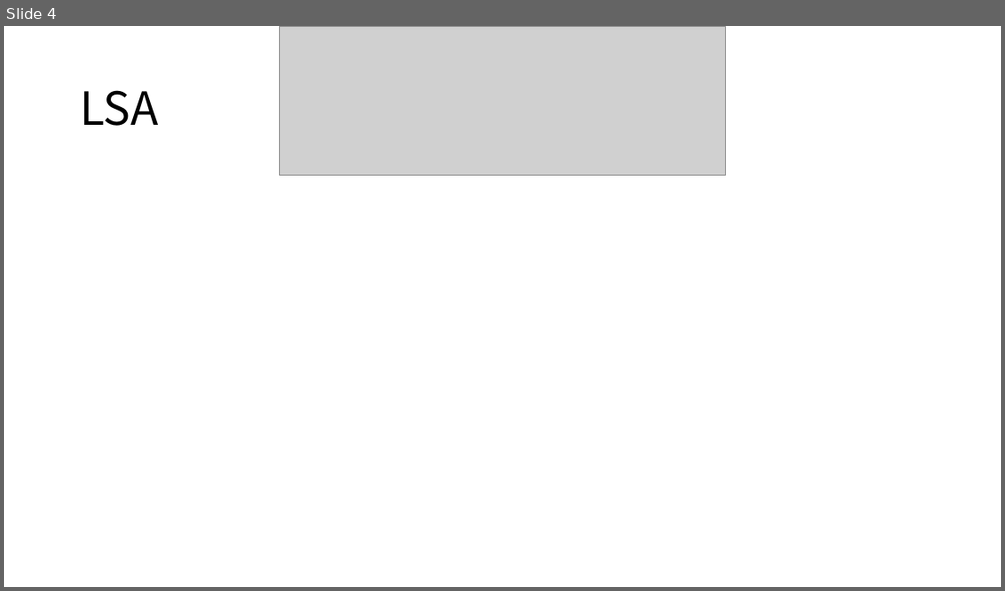
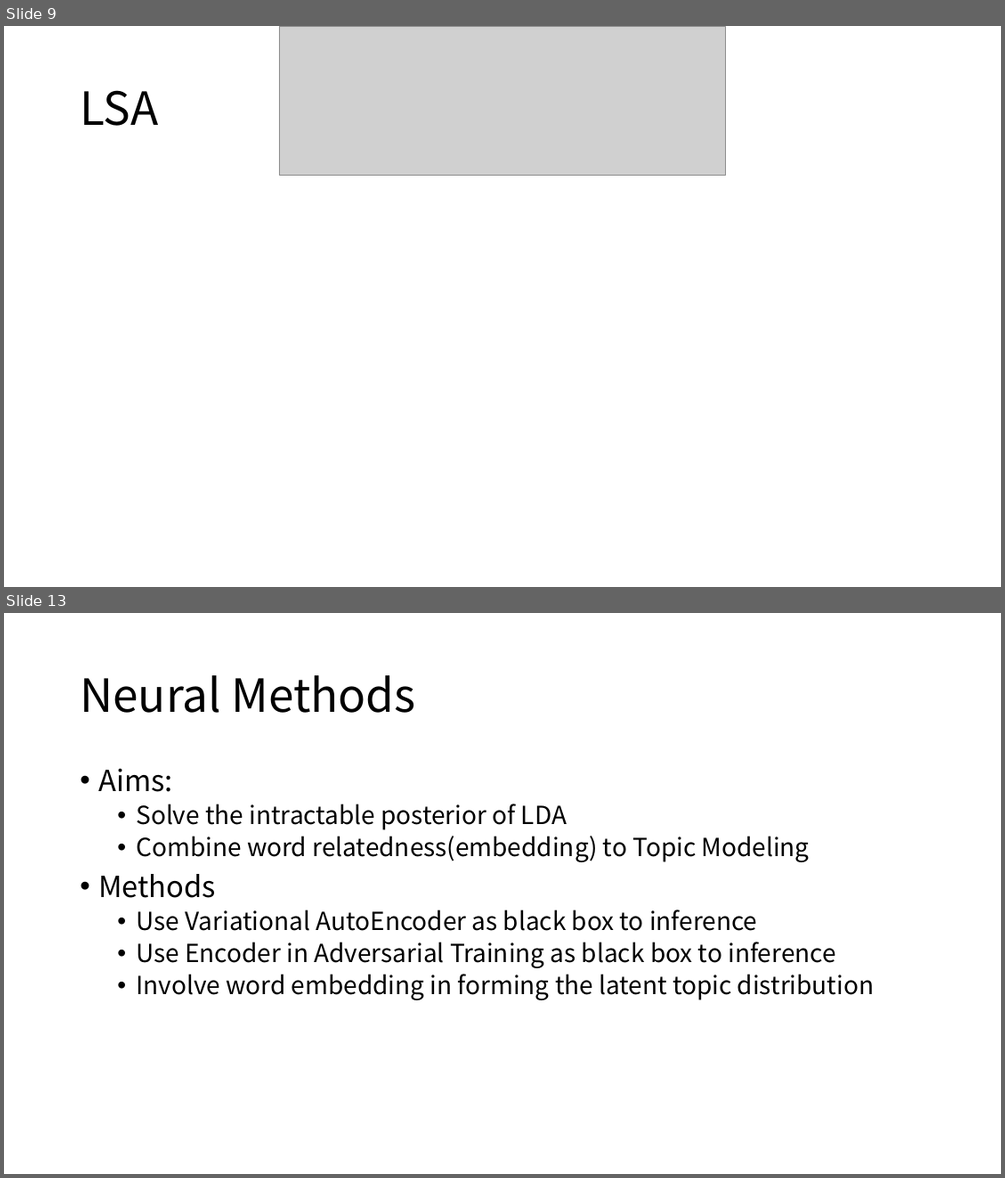
Before and after one commit to namespace-Pt/Topical, a slide deck: docs/Topic Modeling.pptx. Shown one above the other, each under a label of ours: slide 4 before the commit, slides 9 and 13 after it; the slides between them are not shown. The pictures are 1005x591 and 1005x1178 pixels, drawn with LibreOffice and Linux fonts; fonts in the diff are those of the drawing; grey boxes stand for pictures. Boxes give left, top, right and bottom in pixels: in the first picture for what was removed or moved away, otherwise in the second. Text is boxed around its words. In the diff, an @@ line names an element or a change of style, - is before the commit and + after.

```diff
--- a/docs/Topic Modeling.pptx
+++ b/docs/Topic Modeling.pptx
@@ slide 13 added at (x1=4, y1=613, x2=1001, y2=1174), background #FFFFFF @@
@@ title added at (x1=80, y1=675, x2=416, y2=713), 44 pt, text #000000 @@
+Neural Methods
@@ text added at (x1=98, y1=768, x2=874, y2=1000), 24 pt, text #000000 @@
+• Aims:
+  • Solve the intractable posterior of LDA
+  • Combine word relatedness(embedding) to Topic Modeling
+• Methods
+  • Use Variational AutoEncoder as black box to inference
+  • Use Encoder in Adversarial Training as black box to inference
+  • Involve word embedding in forming the latent topic distribution
@@ what was slide 4 is now slide 9 @@
```
Also in this commit, not shown: 4 slides changed, 12 other slides added, 2 slides removed, 1 other file.
